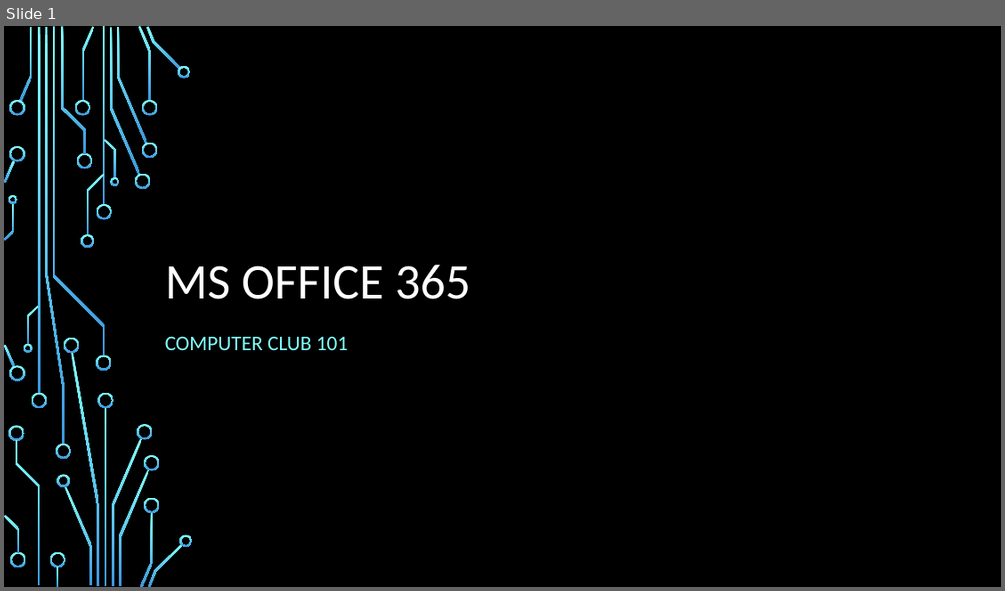
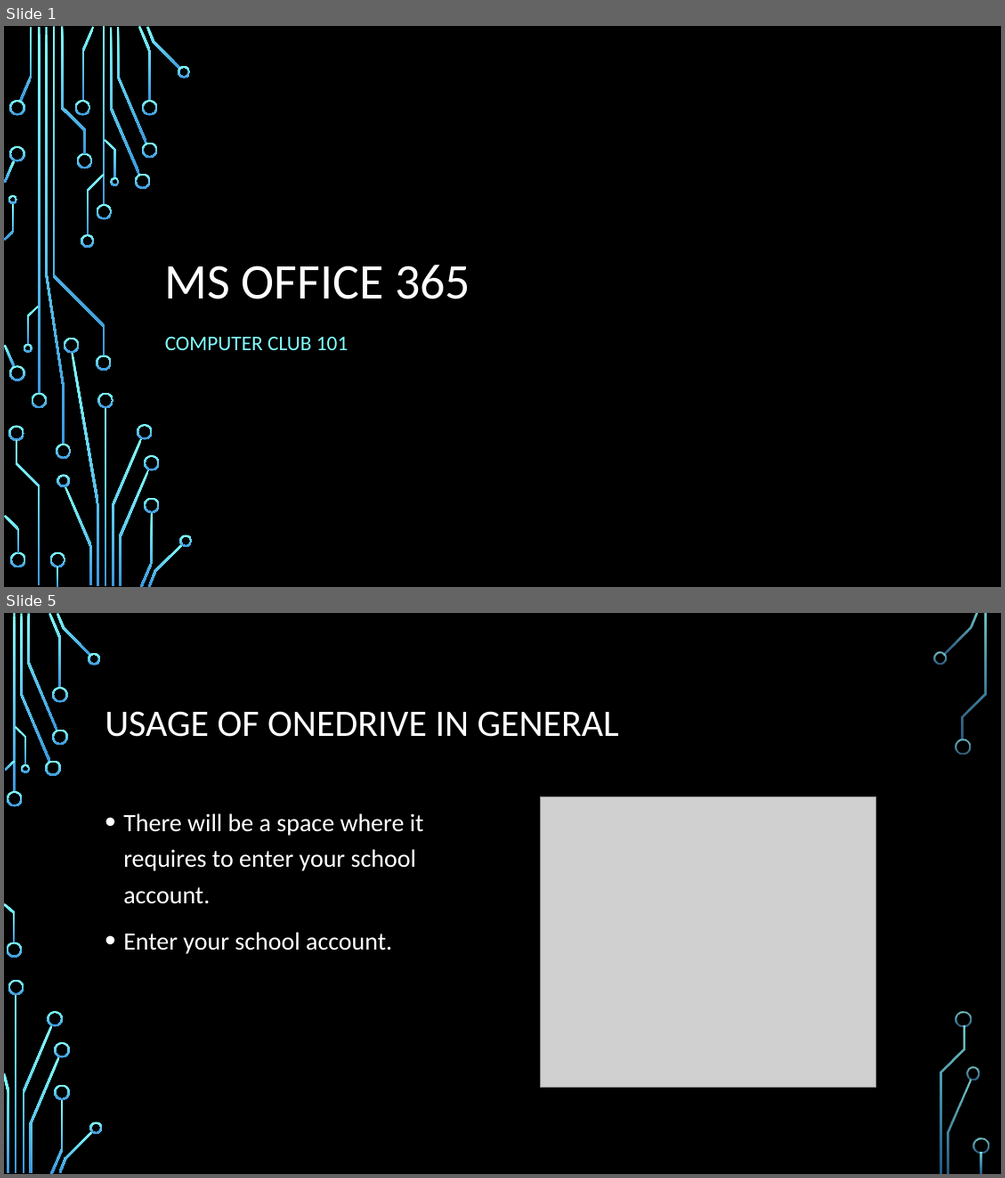
Before and after one commit to HIS-Computer-Club/MSOffice, a slide deck: MSOffice.pptx. Shown one above the other, each under a label of ours: slide 1 before the commit, slides 1 and 5 after it; the slides between them are not shown. The pictures are 1005x591 and 1005x1178 pixels, drawn with LibreOffice and Linux fonts; fonts in the diff are those of the drawing; grey boxes stand for pictures; background and template pictures are left out. Boxes give left, top, right and bottom in pixels: in the first picture for what was removed or moved away, otherwise in the second. Text is boxed around its words. In the diff, an @@ line names an element or a change of style, - is before the commit and + after.

Commit message:
Onedrive Usage

```diff
--- a/MSOffice.pptx
+++ b/MSOffice.pptx
@@ slide 5 added at (4,613,1001,1174), background picture (left out) @@
@@ title added at (105,711,619,737), 36 pt, text #FFFFFF @@
+USAGE OF ONEDRIVE IN GENERAL
@@ picture added at (540,797,876,1086) @@
@@ text added at (123,813,424,954), 24 pt, text #FFFFFF @@
+• There will be a space where it requires to enter your school account.
+• Enter your school account.
@@ group added at (4,613,989,1174): 33 freeform shapes, 3 rectangles @@
```
Also in this commit, not shown: 5 other slides added.
